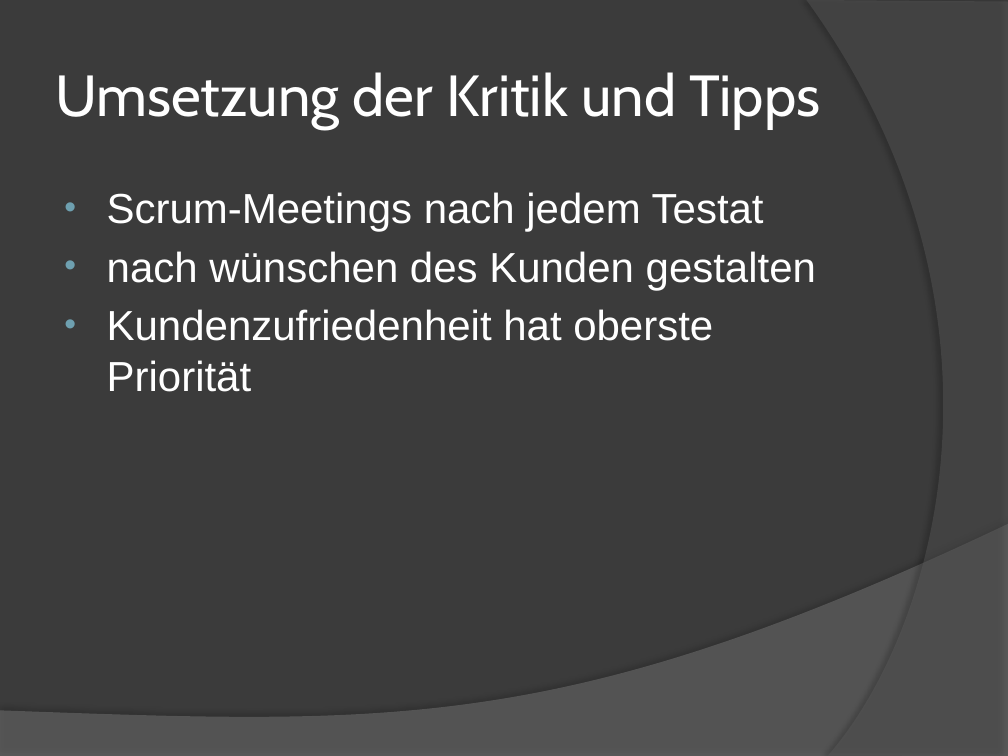
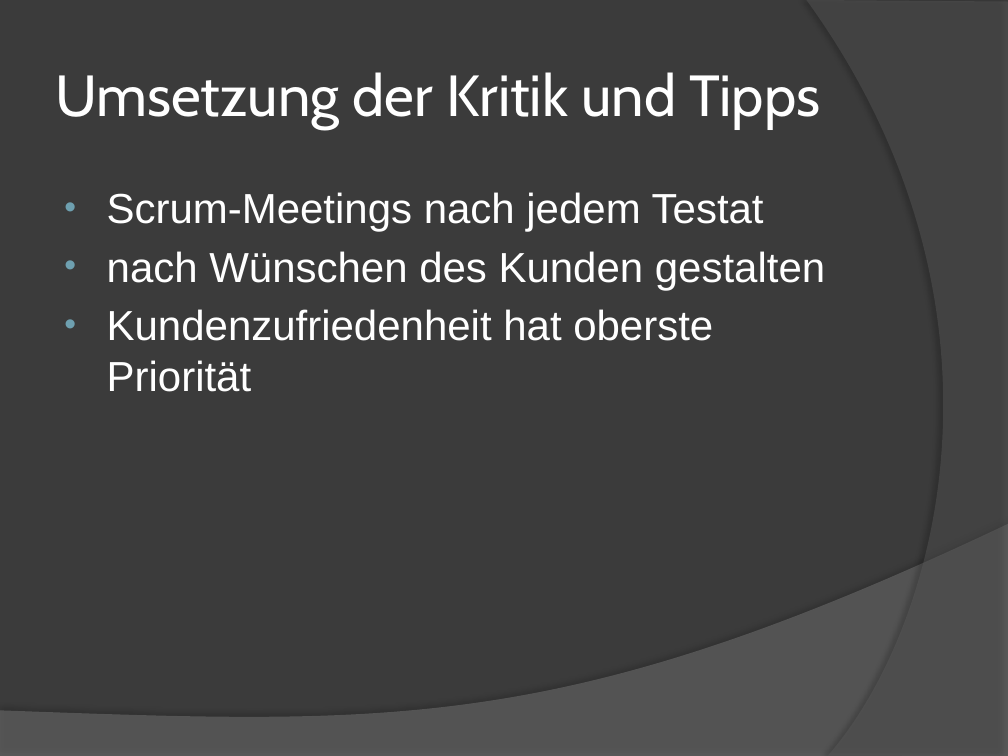
Before and after one commit to Jan-Kellermann/Balken-und-Profilberechnung-HSP-B2, a slide deck: slide 6 of Hochsprachenprogrammierung Präsentation.pptx. Drawn at 1008x756 pixels with LibreOffice and Linux fonts; fonts in the diff are those of the drawing. Boxes give left, top, right and bottom in pixels: in the first picture for what was removed or moved away, otherwise in the second. Text is boxed around its words. In the diff, an @@ line names an element or a change of style, - is before the commit and + after.

```diff
--- a/Hochsprachenprogrammierung Präsentation.pptx
+++ b/Hochsprachenprogrammierung Präsentation.pptx
@@ text at bbox=[107, 251, 825, 290]: text changed @@
-• nach wünschen des Kunden gestalten
+• nach Wünschen des Kunden gestalten
```
Also in this commit, not shown: 2 other slides changed.
